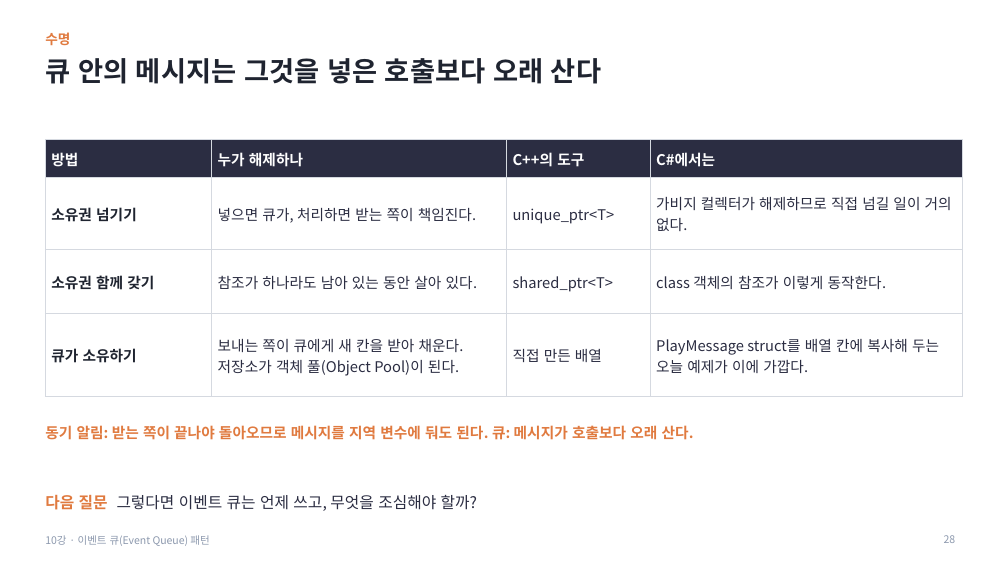
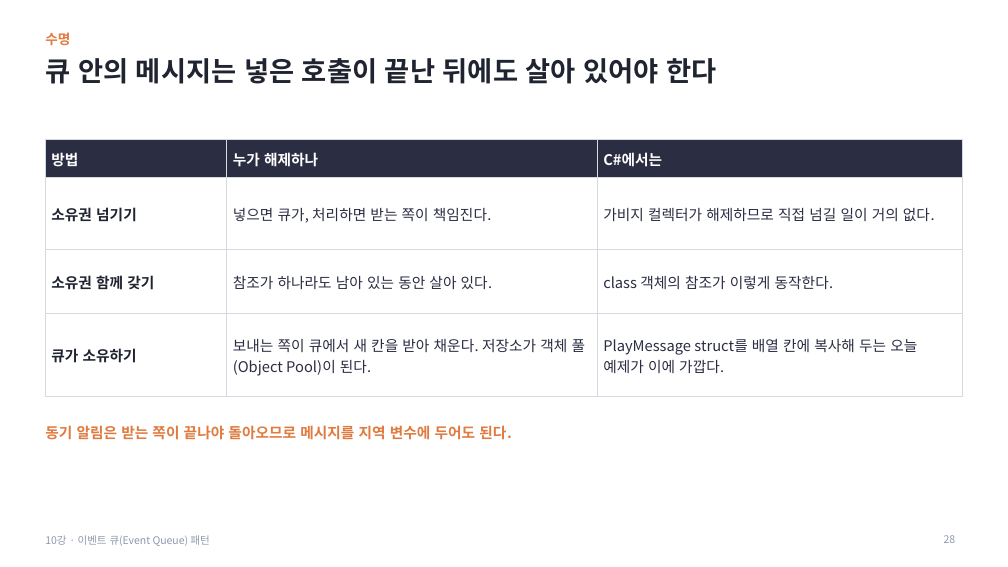
Before and after one commit to Meerkat-GMD/MiniTactics_Student, a slide deck: slide 28 of MiniTactics_Student_Lesson10/10차시_이벤트_큐_패턴_수업자료.pptx. Drawn at 1008x567 pixels with LibreOffice and Linux fonts; fonts in the diff are those of the drawing. Boxes give left, top, right and bottom in pixels: in the first picture for what was removed or moved away, otherwise in the second. Text is boxed around its words. In the diff, an @@ line names an element or a change of style, - is before the commit and + after.

```diff
--- a/MiniTactics_Student_Lesson10/10차시_이벤트_큐_패턴_수업자료.pptx
+++ b/MiniTactics_Student_Lesson10/10차시_이벤트_큐_패턴_수업자료.pptx
@@ title at box(45, 58, 717, 84): text changed @@
-큐 안의 메시지는 그것을 넣은 호출보다 오래 산다
+큐 안의 메시지는 넣은 호출이 끝난 뒤에도 살아 있어야 한다
@@ table at box(45, 140, 963, 380) @@
-column 2: 누가 해제하나 | 넣으면 큐가, 처리하면 받는 쪽이 책임진다. | 참조가 하나라도 남아 있는 동안 살아 있다. | 보내는 쪽이 큐에게 새 칸을 받아 채운다. 저장소가 객체 풀(Object Pool)이 된다.
-column 3: C++의 도구 | unique_ptr<T> | shared_ptr<T> | 직접 만든 배열
+column 2: 누가 해제하나 | 넣으면 큐가, 처리하면 받는 쪽이 책임진다. | 참조가 하나라도 남아 있는 동안 살아 있다. | 보내는 쪽이 큐에서 새 칸을 받아 채운다. 저장소가 객체 풀(Object Pool)이 된다.
@@ text at box(45, 425, 512, 440): text changed @@
-동기 알림: 받는 쪽이 끝나야 돌아오므로 메시지를 지역 변수에 둬도 된다. 큐: 메시지가 호출보다 오래 산다.
+동기 알림은 받는 쪽이 끝나야 돌아오므로 메시지를 지역 변수에 두어도 된다.
@@ text removed at box(45, 495, 478, 511) @@
-다음 질문 그렇다면 이벤트 큐는 언제 쓰고, 무엇을 조심해야 할까?
```
Also in this commit, not shown: 34 other slides changed, 11 other files.
